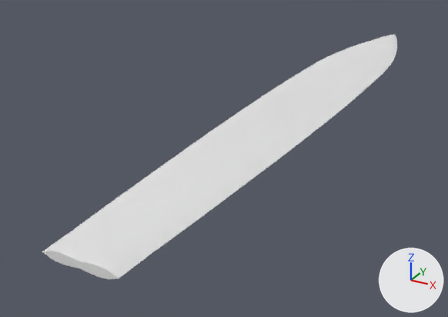
What one commit did to the glTF model godot/assets/waffen/modelle/schwertklinge/t5_4.glb.
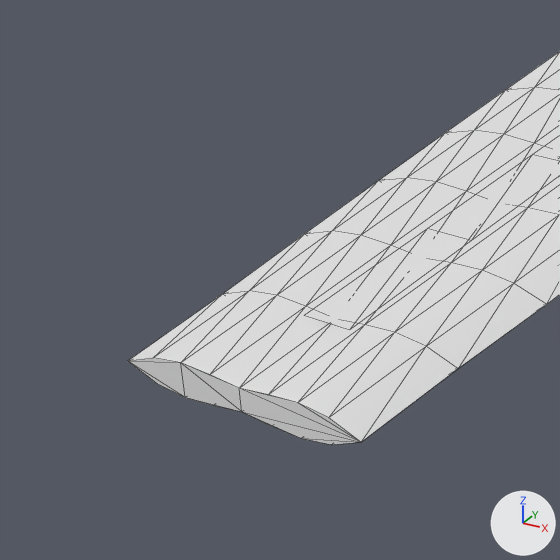
Each version appears first whole from a camera (50 mm lens) standing at (0.234, -0.129, 0.213) and looking at (-0.06, 0.406, -0.055), and next in a close-up on the part from 0% to 41% of the width and 42% to 100% of the height. Arrows for +X, +Y and +Z are at lower right; the lights stay in place. The first two pictures are the older version. The close-ups show mesh edges as thin lines. Vertices at exactly the same position are counted once.

Names of what the first close-up shows: 'schwertklinge_t5_4'.
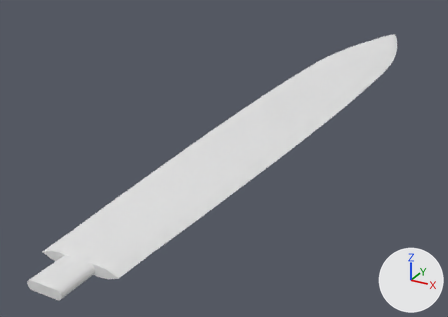
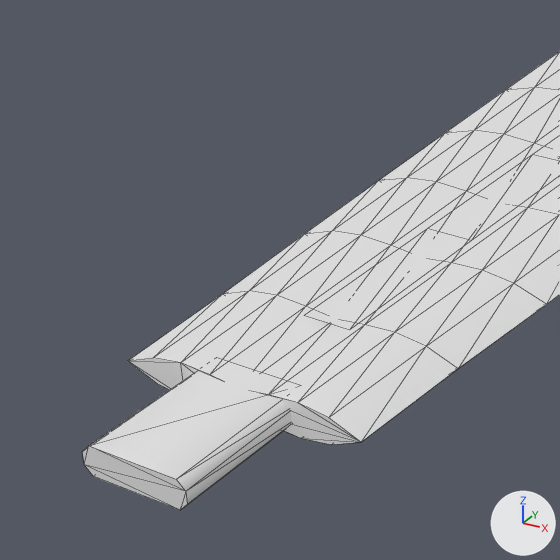
The change, as a diff of the scene's bpy script:
```diff
--- a/godot/assets/waffen/modelle/schwertklinge/t5_4.glb.py
+++ b/godot/assets/waffen/modelle/schwertklinge/t5_4.glb.py
@@ me_schwertklinge_t5_4 @@
 # used by ob_schwertklinge_t5_4; location = (0.0, 0.0, 0.0)
-me_schwertklinge_t5_4.from_pydata(...)  # 421 vertices, 798 faces; spans x -0.046..0.046, y 0.112..0.852, z -0.004..0.004
+me_schwertklinge_t5_4.from_pydata(...)  # 437 vertices, 826 faces; spans x -0.046..0.046, y 0.082..0.852, z -0.004..0.004
+# me_schwertklinge_t5_4 part 1: a new loose piece of 16 vertices spanning x -0.013..0.013, y 0.082..0.118, z -0.004..0.003, in mat_klinge (white #e7e7e7)
 me_schwertklinge_t5_4.materials.append(mat_klinge)
```

Boxes [x1, y1, x2, y2] around the edits, measured in the close-ups (560 x 560 px):
'schwertklinge_t5_4', reshaped
    before: [128, 51, 560, 445]
    after: [82, 51, 560, 510]
part 1 of me_schwertklinge_t5_4, added
    after: [82, 363, 292, 510]
